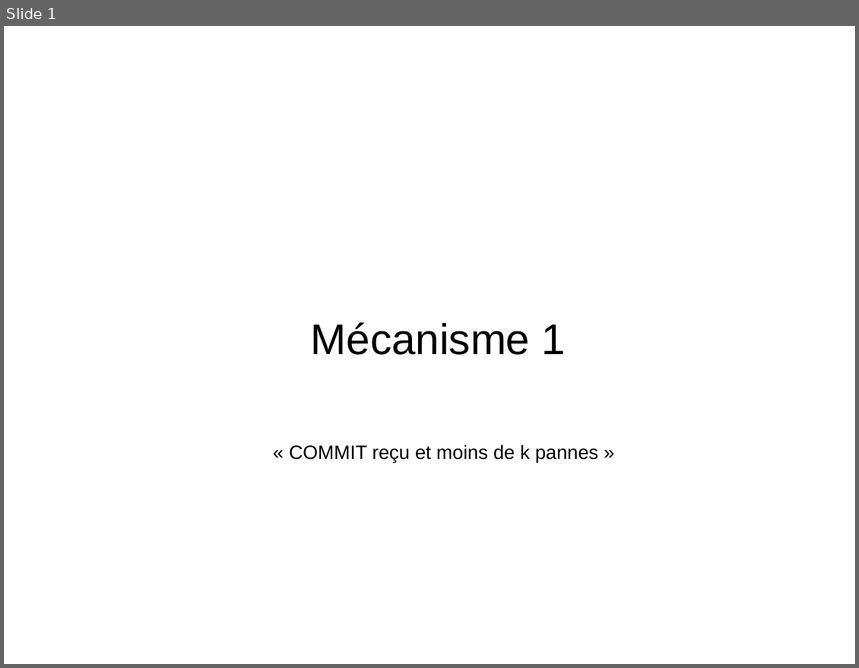
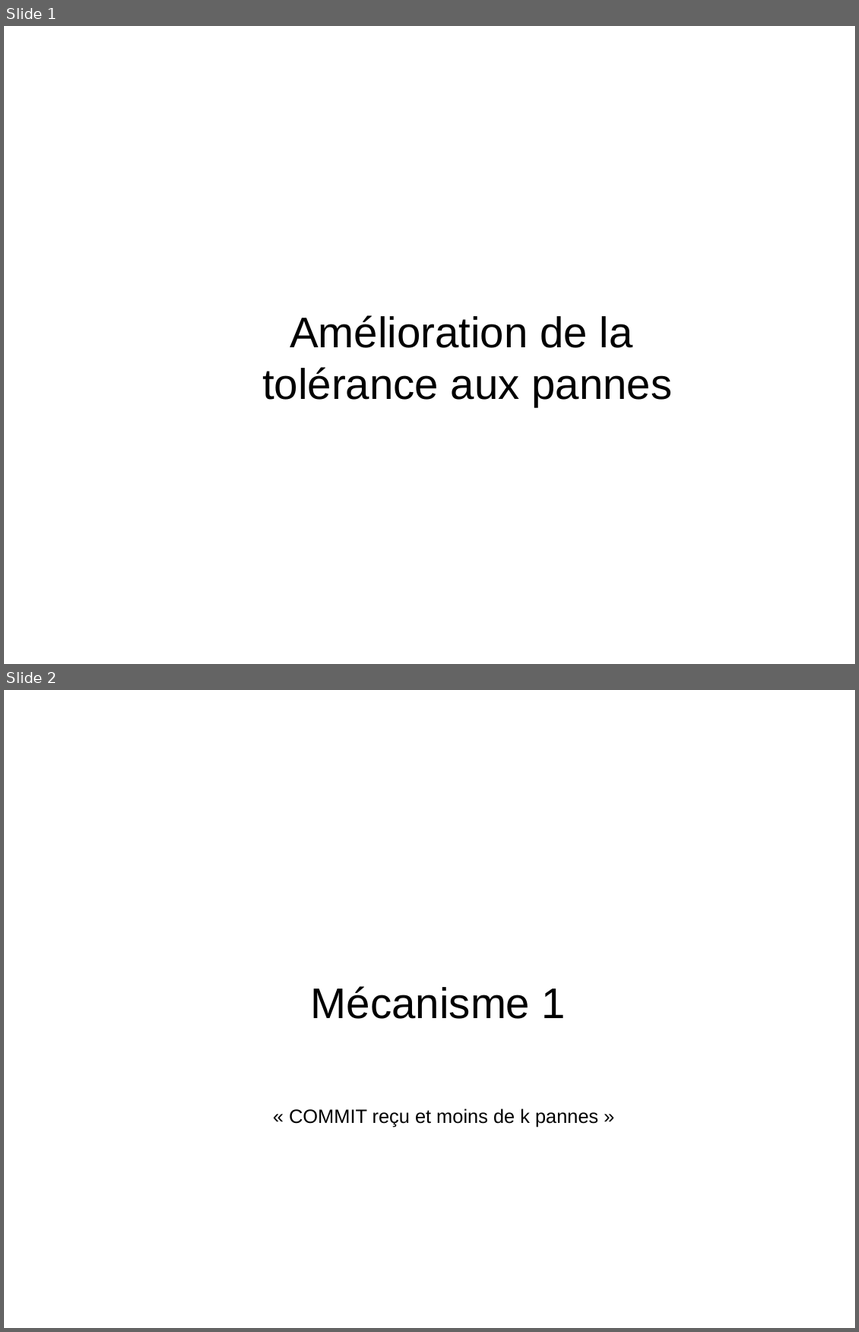
Before and after one commit to Mefteg/algo-distri, a slide deck: Mecanismes.odp. Shown one above the other, each under a label of ours: slide 1 before the commit, slides 1 and 2 after it. The pictures are 859x668 and 859x1332 pixels, drawn with LibreOffice and Linux fonts; fonts in the diff are those of the drawing. Boxes give left, top, right and bottom in pixels: in the first picture for what was removed or moved away, otherwise in the second. Text is boxed around its words. In the diff, an @@ line names an element or a change of style, - is before the commit and + after.

```diff
--- a/Mecanismes.odp
+++ b/Mecanismes.odp
@@ slide 1 added at [4,26,855,664], background #FFFFFF @@
@@ text added at [262,316,672,407], 40 pt, text #000000 @@
+Amélioration de la
+tolérance aux pannes
@@ what was slide 1 is now slide 2 @@
```
Also in this commit, not shown: 1 slide changed.
